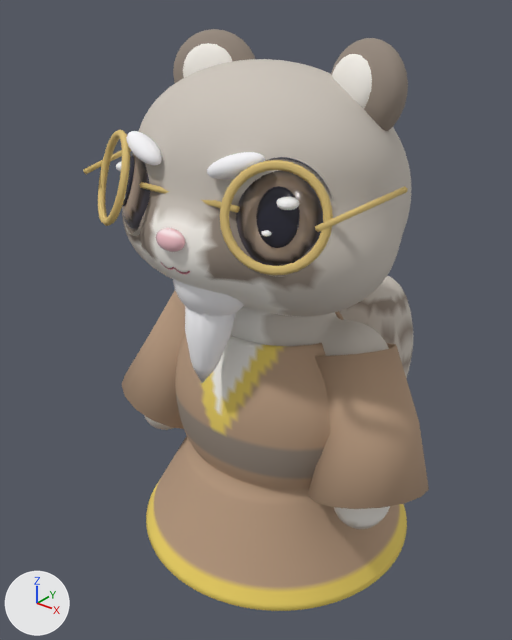
Renders of the glTF model public/assets/models/characters/bunko.glb from each side of a commit.
Camera for both pictures: a 50 mm lens placed at (0.712, -0.954, 1.063), pointed at (-0.068, 0.021, 0.458). The axes (+X, +Y, +Z) are drawn at lower left. The lights are the same throughout. The older version comes first. Where no turn or scale is listed for an object, it has been applied to the vertices. Vertices at exactly the same position are counted once.

Objects in the first picture: 'body', 'ear.L', 'ear.R', 'headparts', 'pupil.L', 'robe', 'sleeve.L', 'sleeve.R' and 4 more.
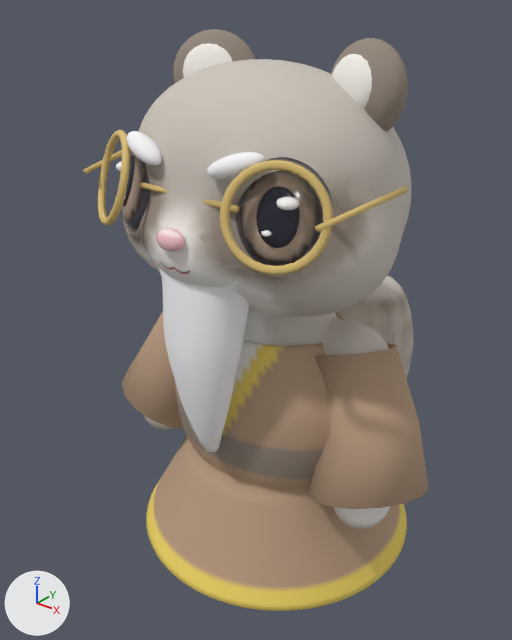
Where the newer file only moved an object's origin or applied its transform, the numbers keep the older frame.

Boxes [x1, y1, x2, y2] around the edits, measured in the pictures (512 x 640 px):
'headparts', reshaped (27% taller): before [83, 130, 407, 383]; after [83, 130, 407, 452]
part 1 of me_body, recoloured: [132, 163, 413, 369] in both
part 2 of me_body, edited (looks the same): [139, 207, 390, 527] in both
part 3 of me_headparts, added: after [149, 255, 249, 452]
part 4 of me_headparts, deleted: before [173, 279, 244, 316]
part 5 of me_headparts, deleted: before [185, 306, 236, 383]

The change in detail:
me_body has 8083 vertices, 16162 faces and spans x -0.291..0.292, y -0.261..0.463, z -0.01..0.947.
me_body is used by ob_body; location (0.0, 0.0, 0.0).
me_body part 1: 3696 faces centred in x -0.289..0.289, y -0.254..0.463, z 0.054..0.834 are repainted in the vertex colours; the middle colour goes from light grey #cdc5bb to light grey #c1b8ae.
me_body part 2: 1119 faces centred in x -0.291..0.291, y -0.259..0.061, z 0.028..0.745 are repainted in the vertex colours; the middle colour goes from white #f6f2eb to white #ede8e0.
me_headparts is used by ob_headparts; location (0.024, -0.155, 0.648).
me_headparts had 3314 vertices, 6572 faces and spanned x -0.291..0.243, y -0.122..0.103, z -0.201..0.203.
me_headparts now has 3030 vertices, 6008 faces and spans x -0.291..0.243, y -0.122..0.103, z -0.346..0.202.
me_headparts part 3: a new loose piece of 336 vertices spanning x -0.128..0.08, y -0.096..0.019, z -0.346..0.074, in mat_fur.
me_headparts part 4: the loose piece of 534 vertices spanning x -0.091..0.043, y -0.081..0.052, z -0.087..0.051 is deleted.
me_headparts part 5: 86 vertices removed from x -0.065..0.017, y -0.071..0.016, z -0.201..-0.025.
Other edits to the shape of me_headparts do not show in these pictures.
